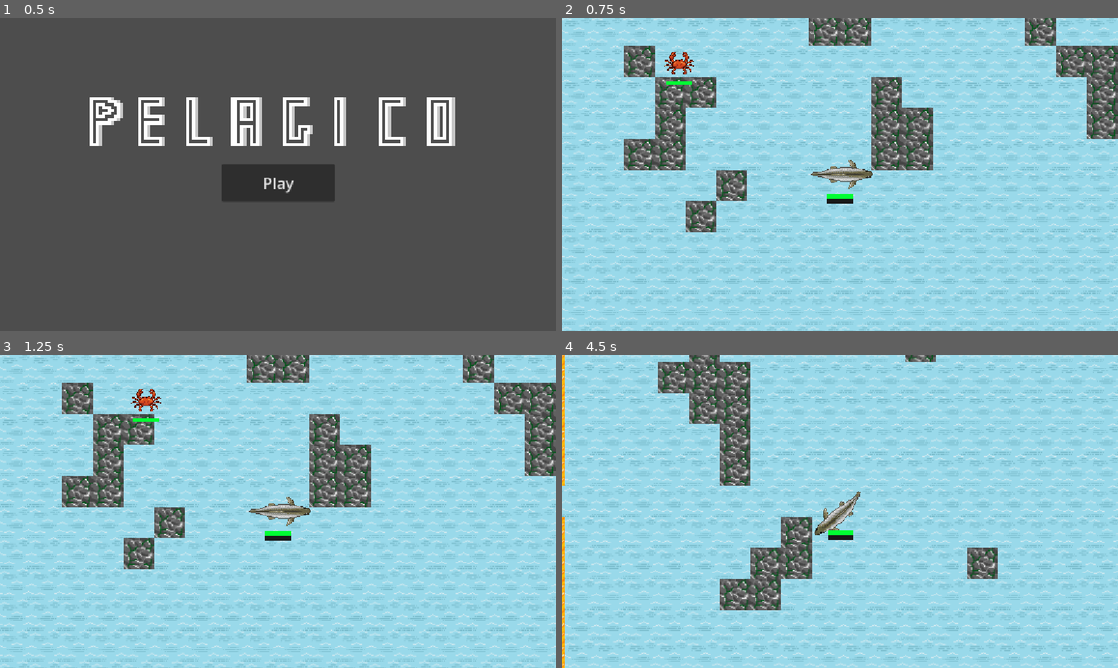
Above: before the commit, frames 1-4 (two rows, left to right).
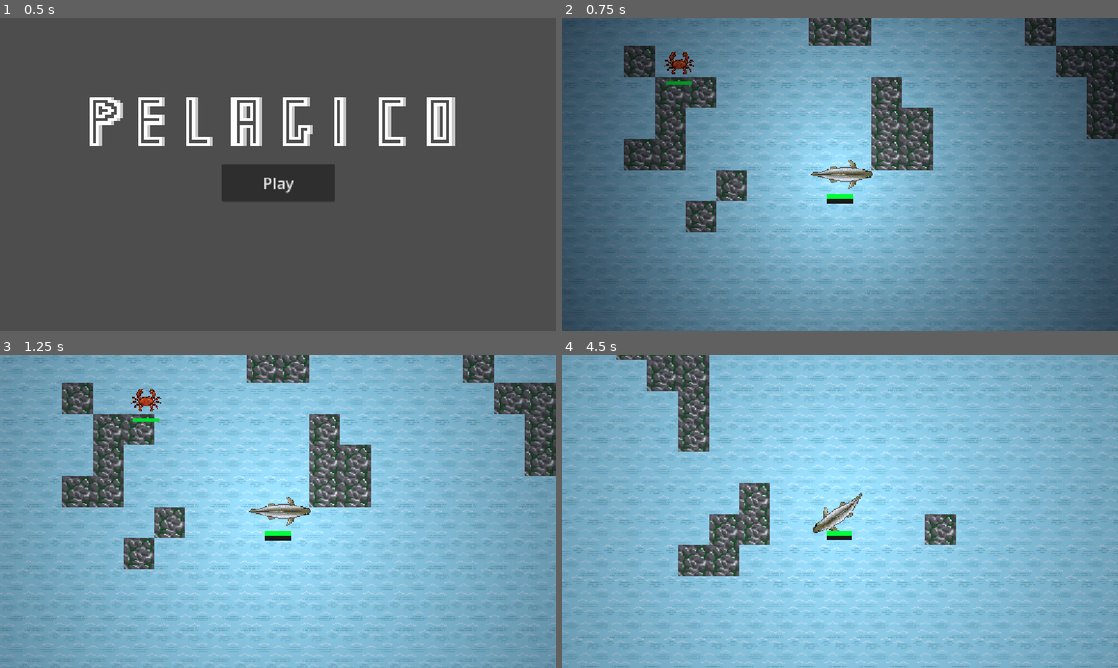
Above: after the commit, the same moments.

Repository: vincentchen18/Pelagico
Game: Godot game, scene res://menu.tscn
Same seed, same stepped clock (60 frames per second), same inputs: the game is played once before the commit and once after it.
Inputs (mouse positions are in pixels of both pictures, inside the frame that each line leads up to):
- Up to frame 1 (0.5 s): no input
- Up to frame 2 (0.75 s): click "Play" at 0.5 s
- Up to frame 3 (1.25 s): no input
- Up to frame 4 (4.5 s): tap Enter at 1.25 s; move the mouse to (962, 495) at 1.27 s; hold Right (right) 1.28-2 s; tap F (dash) at 1.35, 3.05, 4.35 s; click (962, 495) at 1.42 s; drag from (728, 527) to (812, 574) at 2.02 s; move the mouse to (895, 442) at 2.77 s; hold Right (right) 2.78-3.5 s; tap Alt at 2.85 s; drag from (812, 574) to (673, 464) at 3.52 s; move the mouse to (1006, 558) at 4.27 s; hold Left (left) from 4.28 s (still down)

Frame 1 is identical in both runs. In frame 2, 90% of the frame differs, in the area x 0-100%, y 0-100%; in frame 3, 59%; in frame 4, 66%.

Commit message:
darkness + subtle slowness: alpha ship. Plans after alpha: add more enemies and add final bosses, this is a technical prototype for feedback and bugs

Diff:
--- a/Scripts/player.gd
+++ b/Scripts/player.gd
@@ -19,11 +19,18 @@
 @export var anim_speed := 0.5
 @export var regen_delay := 5.0
 @export var regen_amt := 0.08
+@export var shallow_scale := 50.0
+@export var deep_scale := 4.0
+@export var shallow_x := -16.0
+@export var deep_x := 384.0
+@export var shallow_speed_mult := 1.05
+@export var deep_speed_mult := 0.85
 var since_hit := 999.0
 var stamina: float = maxstamina
 @onready var sprite: Node2D = $Sprite2D
 @onready var healthbar: ProgressBar = $healthbar
 @onready var xpbar: ProgressBar = $xpbar
+@onready var light: PointLight2D = $PointLight2D
 var animtimer: float = 0.15
 func _physics_process(delta):
 	if healthbar.health <= 0.0:
@@ -34,6 +41,11 @@
 	since_hit += delta
 	if since_hit >= regen_delay and healthbar.health < healthbar.max_health:
 		healthbar.heal(healthbar.max_health * regen_amt * delta)
+	var tx = global_position.x / 32.0
+	var lt = clamp((tx - shallow_x) / (deep_x - shallow_x), 0.0, 1.0)
+	var target_scale = lerp(shallow_scale, deep_scale, lt)
+	light.texture_scale = lerp(light.texture_scale, target_scale, delta * 3.0)
+	var speed_mult = lerp(shallow_speed_mult, deep_speed_mult, lt)
 	cooldown_timer = max(cooldown_timer - delta, 0.0)
 	dash_hit_window = max(dash_hit_window - delta, 0.0)
 	if dash_hit_window > 0.0:
@@ -49,7 +61,7 @@
 			dash_hit_list.append(body)
 	if dashing:
 		dash_timer -= delta
-		velocity = dash_dir * dash_speed
+		velocity = dash_dir * dash_speed * speed_mult
 		move_and_slide()
 		if dash_timer <= 0.0:
 			dashing = false
@@ -77,13 +89,13 @@
 		thrust -= 0.2
 	if thrust != 0:
 		animtimer = 0.15
-		velocity = velocity.lerp(forward * speed * thrust, acceleration * delta)
+		velocity = velocity.lerp(forward * speed * speed_mult * thrust, acceleration * delta)
 		animplaymult = max(velocity.length()/speed, 1)
 		$AnimatedSprite2D.speed_scale = animplaymult * anim_speed
 		$AnimatedSprite2D.play("swim")
 	elif turn != 0:
 		animtimer = 0.15
-		velocity = velocity.lerp(forward * rotforwardspeed, acceleration * delta * 0.6)
+		velocity = velocity.lerp(forward * rotforwardspeed * speed_mult, acceleration * delta * 0.6)
 		animplaymult = velocity.length() / speed
 		$AnimatedSprite2D.speed_scale = max(animplaymult, 0.4) * anim_speed
 		$AnimatedSprite2D.play("swim")
--- a/ocean.tscn
+++ b/ocean.tscn
@@ -88,6 +88,29 @@
 [sub_resource type="RectangleShape2D" id="RectangleShape2D_br8fx"]
 size = Vector2(10, 20)
 
+[sub_resource type="Gradient" id="Gradient_nrb0v"]
+colors = PackedColorArray(1, 1, 1, 1, 0, 0, 0, 0)
+
+[sub_resource type="GradientTexture2D" id="GradientTexture2D_br8fx"]
+gradient = SubResource("Gradient_nrb0v")
+fill = 1
+fill_from = Vector2(0.5, 0.5)
+fill_to = Vector2(0.5, 0)
+
+[sub_resource type="GDScript" id="GDScript_nrb0v"]
+script/source = "extends PointLight2D
+
+
+# Called when the node enters the scene tree for the first time.
+func _ready() -> void:
+	pass # Replace with function body.
+
+
+# Called every frame. 'delta' is the elapsed time since the previous frame.
+func _process(delta: float) -> void:
+	pass
+"
+
 [node name="ocean" type="Node2D" unique_id=1002492690]
 script = ExtResource("1_06qne")
 
@@ -136,5 +159,12 @@
 show_percentage = false
 script = ExtResource("8_v5bp3")
 
+[node name="PointLight2D" type="PointLight2D" parent="Player" unique_id=1716417385]
+texture = SubResource("GradientTexture2D_br8fx")
+script = SubResource("GDScript_nrb0v")
+
 [node name="spawnlayer" type="TileMapLayer" parent="." unique_id=1806730659]
 script = ExtResource("8_nrb0v")
+
+[node name="CanvasModulate" type="CanvasModulate" parent="." unique_id=176792316]
+color = Color(0.078431375, 0.09803922, 0.14901961, 1)
